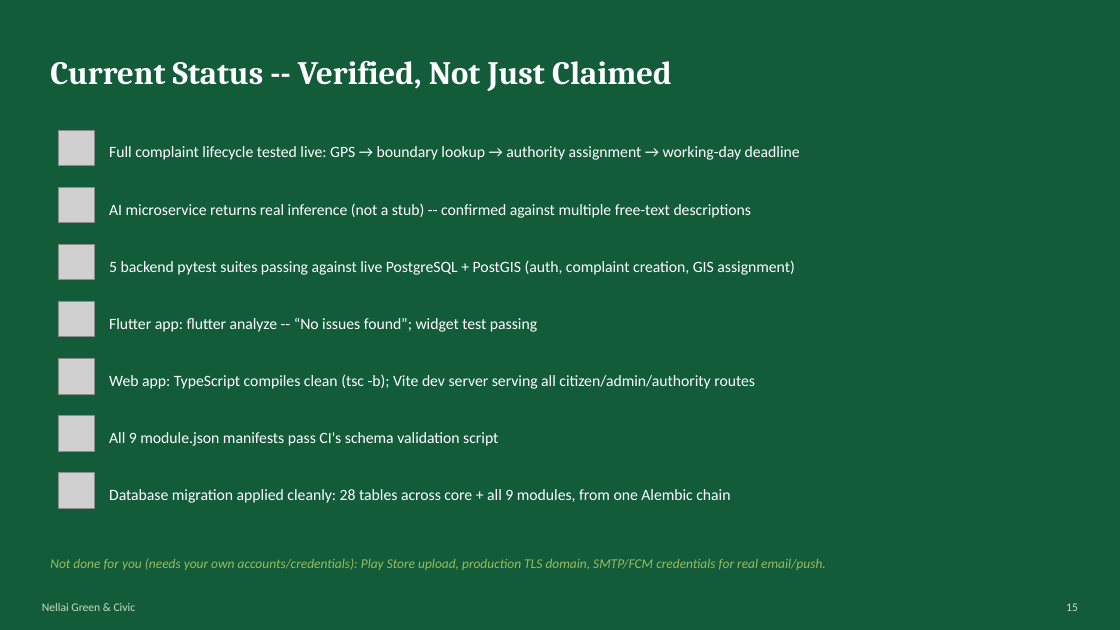
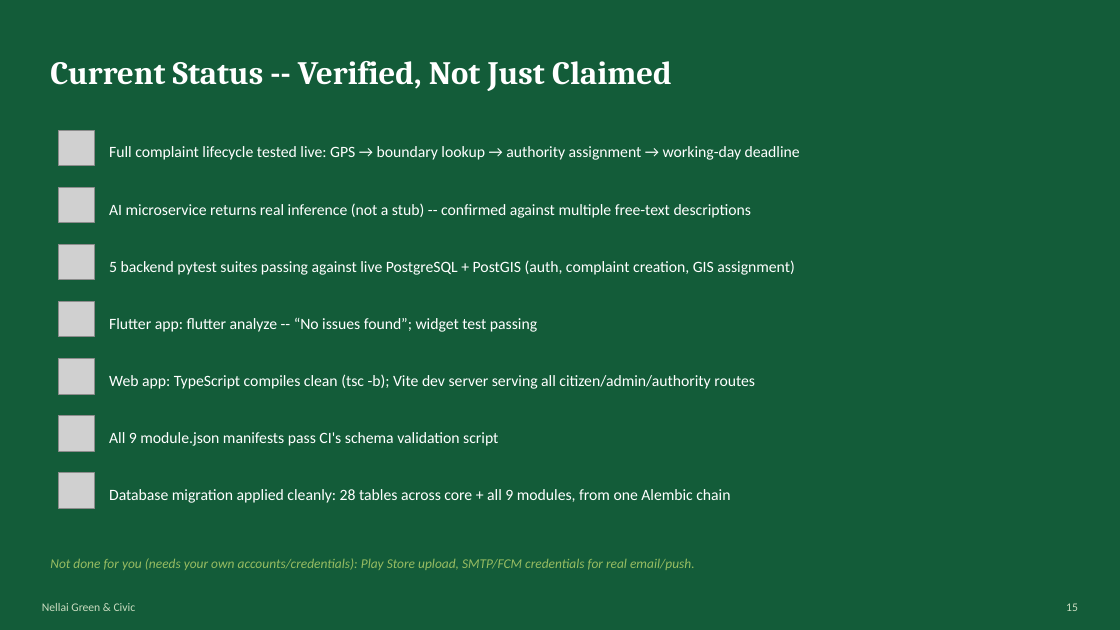
Before and after one commit to Santhiya2001/nellai-green-civic, a slide deck: slide 15 of presentation/Nellai_Green_Civic.pptx. Drawn at 1120x630 pixels with LibreOffice and Linux fonts; fonts in the diff are those of the drawing; grey boxes stand for pictures. Boxes give left, top, right and bottom in pixels: in the first picture for what was removed or moved away, otherwise in the second. Text is boxed around its words. In the diff, an @@ line names an element or a change of style, - is before the commit and + after.

```diff
--- a/presentation/Nellai_Green_Civic.pptx
+++ b/presentation/Nellai_Green_Civic.pptx
@@ text at (50, 558, 695, 570): text changed @@
-Not done for you (needs your own accounts/credentials): Play Store upload, production TLS domain, SMTP/FCM credentials for real email/push.
+Not done for you (needs your own accounts/credentials): Play Store upload, SMTP/FCM credentials for real email/push.
```
Also in this commit, not shown: 1 other slide changed, 1 slide added.
